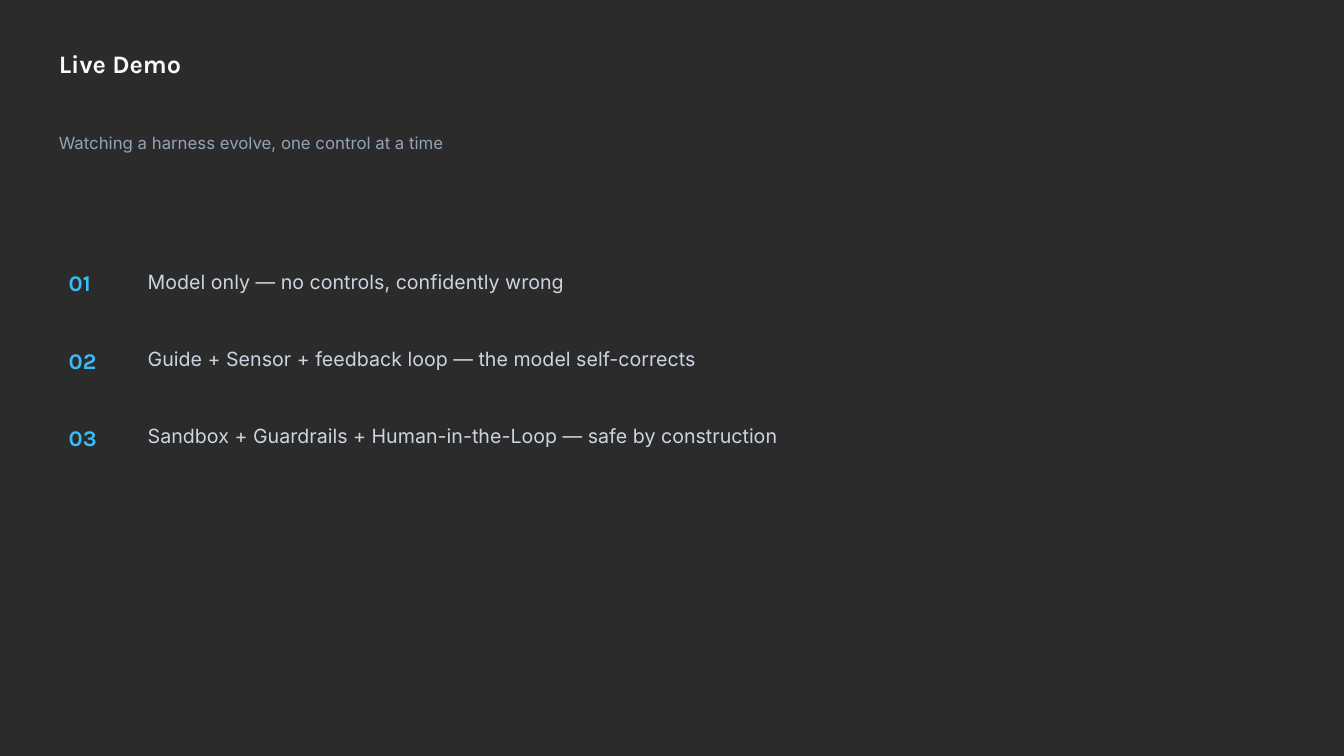
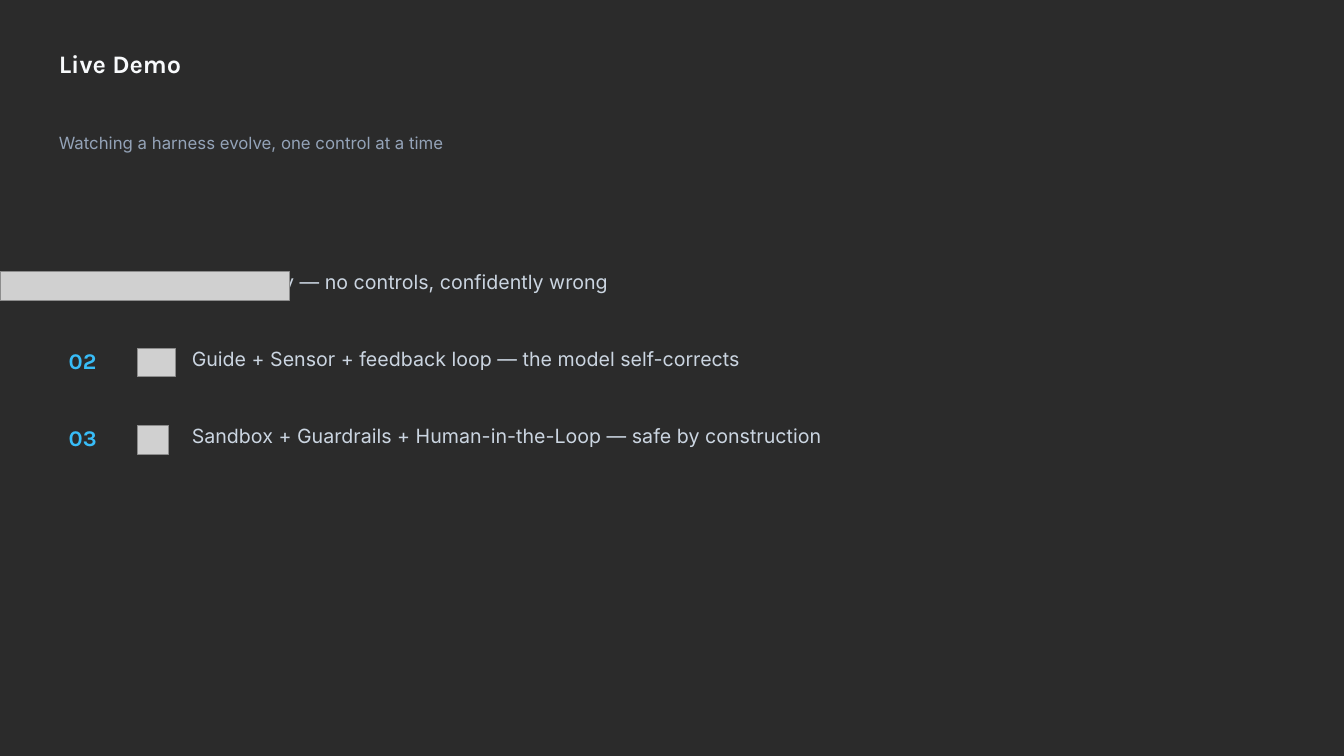
Before and after one commit to balakrishnaakuleti/harness_engineering, a slide deck: slide 26 of Harness Engineering in the Agentic Era (1).pptx (slide 24 before the commit). Drawn at 1344x756 pixels with LibreOffice and Linux fonts; fonts in the diff are those of the drawing; grey boxes stand for pictures; background and template pictures are left out; a plain dark background stands for a picture behind light text. Boxes give left, top, right and bottom in pixels: in the first picture for what was removed or moved away, otherwise in the second. Text is boxed around its words. In the diff, an @@ line names an element or a change of style, - is before the commit and + after.

```diff
--- a/Harness Engineering in the Agentic Era (1).pptx
+++ b/Harness Engineering in the Agentic Era (1).pptx
@@ text "Model only — no controls, ..." rewrapped from bbox=[148, 274, 563, 293] to bbox=[192, 270, 607, 294] @@
@@ picture added at bbox=[0, 271, 289, 299] @@
@@ picture added at bbox=[138, 349, 175, 377] @@
@@ text "Guide + Sensor + feedback ...": place and size @@
-text "Guide + Sensor + feedback ..." at bbox=[148, 351, 695, 370]
+text "Guide + Sensor + feedback ..." at bbox=[192, 351, 739, 370]
@@ text "Sandbox + Guardrails + Human-in-the-Loop ...": place and size @@
-text "Sandbox + Guardrails + Human-in-the-Loop ..." at bbox=[148, 428, 777, 447]
+text "Sandbox + Guardrails + Human-in-the-Loop ..." at bbox=[192, 428, 821, 447]
@@ picture added at bbox=[138, 425, 169, 454] @@
```
Also in this commit, not shown: 10 other slides changed, 4 slides added.
